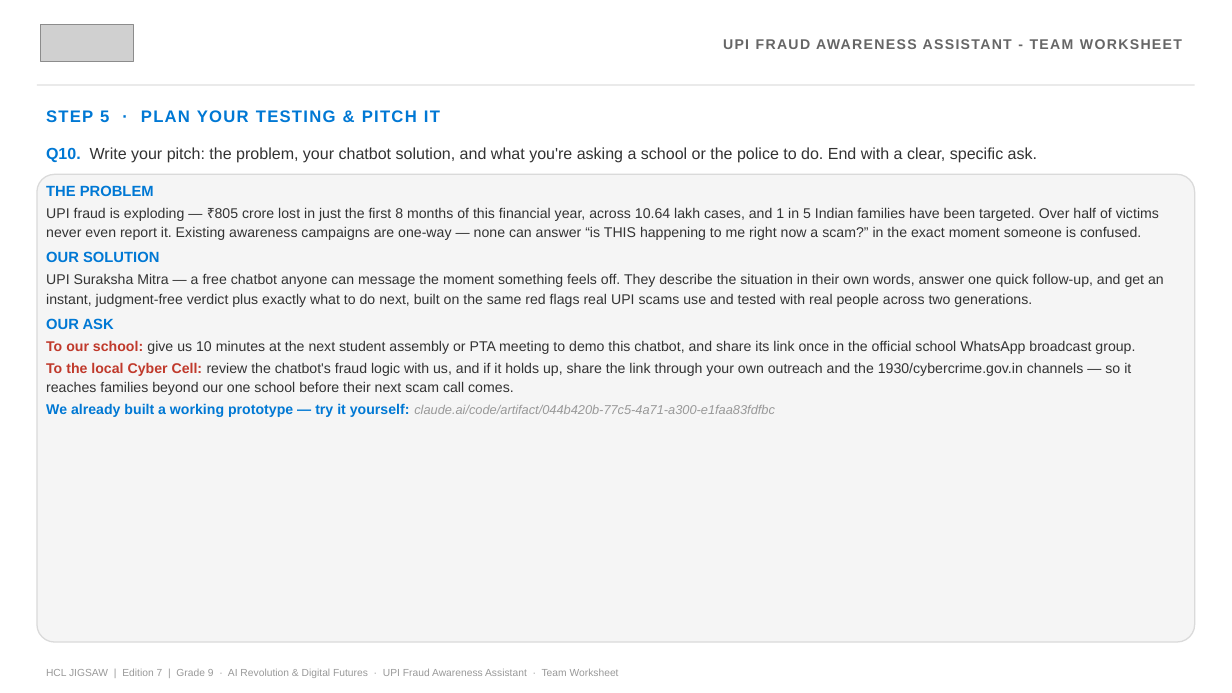
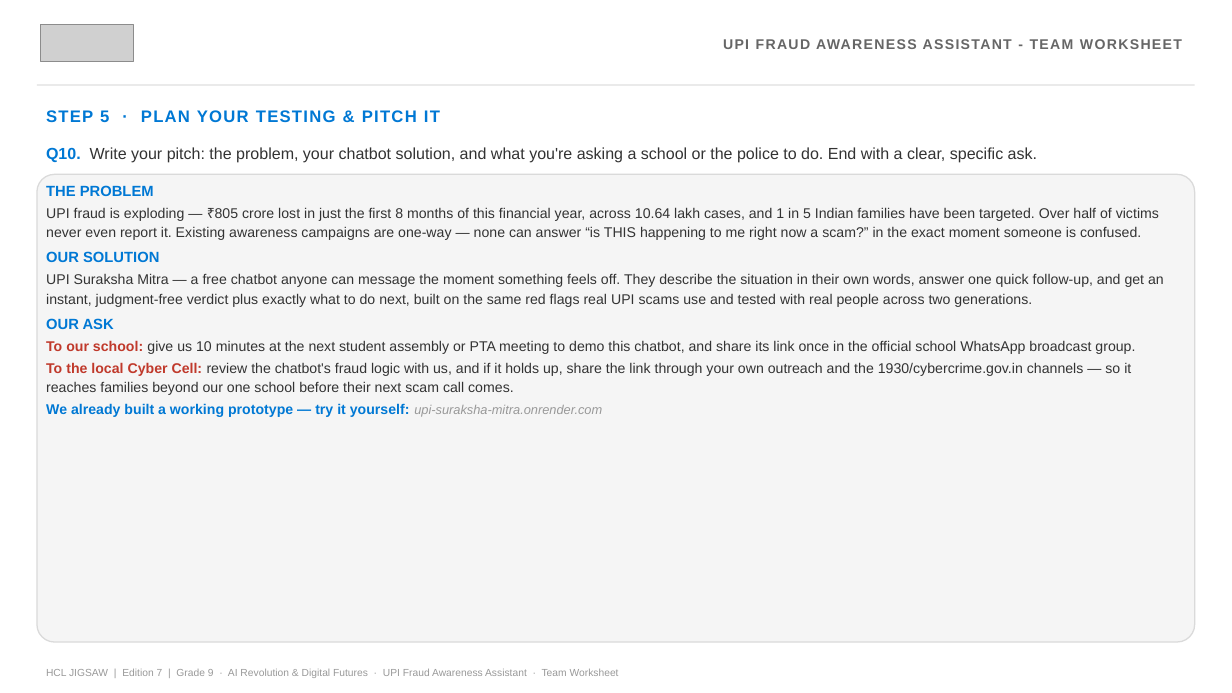
Before and after one commit to akshaayyanand-web/dbxfcvnbgfcn, a slide deck: slide 11 of worksheet/UPI_Fraud_Awareness_Assistant_Team_Worksheet_FILLED.pptx. Drawn at 1232x693 pixels with LibreOffice and Linux fonts; fonts in the diff are those of the drawing; grey boxes stand for pictures. Boxes give left, top, right and bottom in pixels: in the first picture for what was removed or moved away, otherwise in the second. Text is boxed around its words. In the diff, an @@ line names an element or a change of style, - is before the commit and + after.

```diff
--- a/worksheet/UPI_Fraud_Awareness_Assistant_Team_Worksheet_FILLED.pptx
+++ b/worksheet/UPI_Fraud_Awareness_Assistant_Team_Worksheet_FILLED.pptx
@@ text at bbox=[46, 403, 602, 417]: text changed; size 10 to 11 pt; text colour #999999 to #0078D4; bold on; italic off @@
-We already built a working prototype — try it yourself: claude.ai/code/artifact/044b420b-77c5-4a71-a300-e1faa83fdfbc
+We already built a working prototype — try it yourself: upi-suraksha-mitra.onrender.com
```
Also in this commit, not shown: 1 other file.
